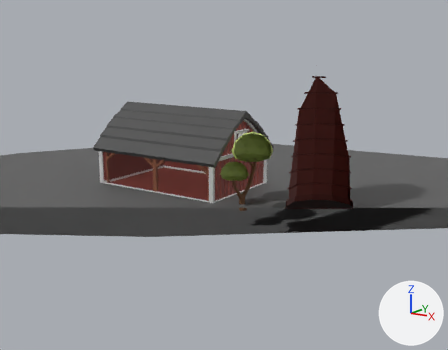
Two versions of the Blender file utilities/testingLevel.blend, one commit apart.
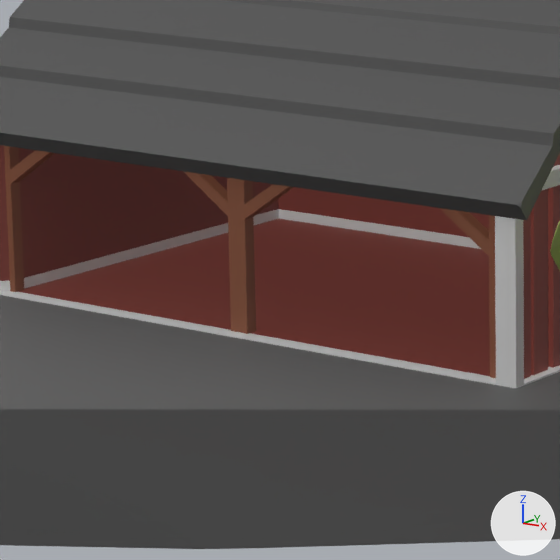
Each version appears first whole from a 50 mm lens placed at (19.95, -19.64, 8.69), pointed at (4.26, 3.42, 2.31), and next in a close-up on the part from 23% to 50% of the width and 35% to 68% of the height. The axes (+X, +Y, +Z) are drawn at lower right. The lights are the same throughout. Everything nearer to the camera than a plane just in front of the edit is cut away.

In view in the first close-up: 'OpenBarn', 'Rock1'.
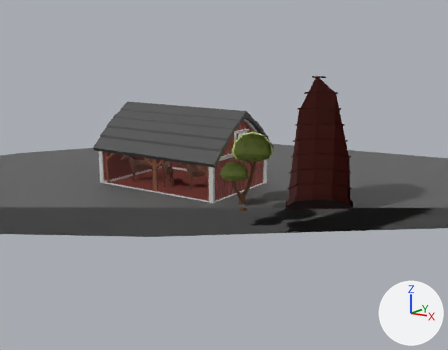
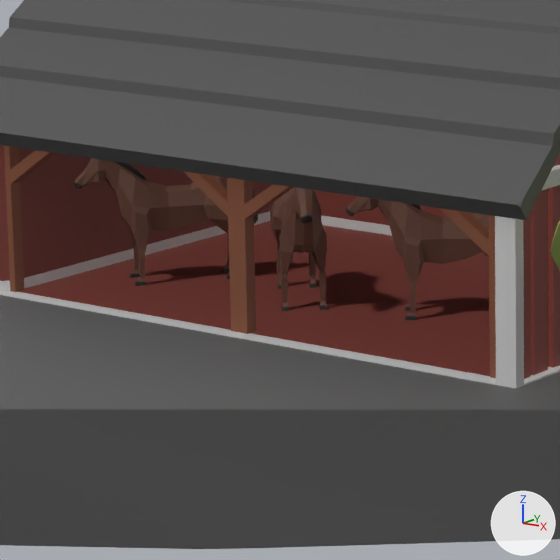
The change, as a list of edits to the scene's bpy script:
```text
Add mat_material_003:
    mat_material_003 = principled_material('Material.003')
    mat_material_003.base_color = (0.14, 0.0594, 0.0373)  # brown #694536
    mat_material_003.roughness = 0.69
Add mat_material_006:
    mat_material_006 = principled_material('Material.006')
    mat_material_006.base_color = (0.0163, 0.0163, 0.0163)  # black #222222
    mat_material_006.roughness = 0.69
Add me_horse_002:
    me_horse_002.from_pydata(...)  # 347 vertices, 375 faces; spans x -1.28..1.28, y 0.02..6.92, z -4.12..5.12
    # faces by material slot: [275, 100]
    me_horse_002.materials.append(mat_material_003)  # brown #694536
    me_horse_002.materials.append(mat_material_006)  # black #222222
Add ob_horse_002:
    ob_horse_002 = bpy.data.objects.new('Horse.002', me_horse_002)
    ob_horse_002.location = (-4.71, 7.82, 0.0)
    ob_horse_002.rotation_euler = (1.571, 0.0, -0.7)  # degrees (90, 0, -40)
    ob_horse_002.scale = (0.25, 0.25, 0.25)
Add ob_horse_001:
    ob_horse_001 = bpy.data.objects.new('Horse.001', me_horse_002.copy())
    ob_horse_001.location = (-2.71, 7.82, 0.0)
    ob_horse_001.rotation_euler = (1.571, 0.0, 0.759)  # degrees (90, 0, 43)
    ob_horse_001.scale = (0.25, 0.25, 0.25)
Add ob_horse:
    ob_horse = bpy.data.objects.new('Horse', me_horse_002.copy())
    ob_horse.location = (-0.71, 8.27, 0.0)
    ob_horse.rotation_euler = (1.571, 0.0, -0.919)  # degrees (90, 0, -53)
    ob_horse.scale = (0.25, 0.25, 0.25)
```

Location of each change, [x1, y1, x2, y2] in pixels of the close-ups (560 x 560 px):
'Horse.002', added (brown)
    after: [74, 158, 258, 286]
    faces in mat_material_003 (brown #684536): [75, 158, 230, 282]
    faces in mat_material_006 (black #222222): [74, 162, 258, 286]
'Horse', added (brown)
    after: [346, 196, 489, 320]
    faces in mat_material_003 (brown #684536): [347, 196, 489, 316]
    faces in mat_material_006 (black #222222): [346, 204, 421, 320]
'Horse.001', added (brown)
    after: [270, 187, 327, 311]
    faces in mat_material_003 (brown #684536): [270, 187, 327, 307]
    faces in mat_material_006 (black #222222): [278, 215, 327, 311]
